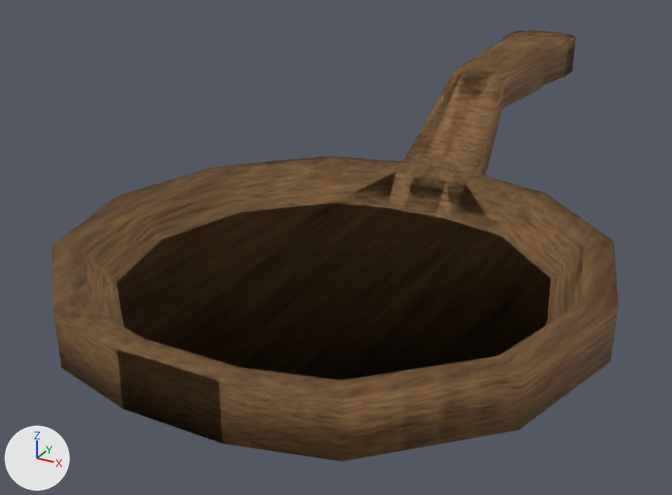
Before and after pictures for a commit that changed the Blender file models/items/cooking/pan/pan.blend.
Both versions are drawn from a 50 mm lens placed at (0.302, -0.702, 0.312), pointed at (-0.05, -0.061, -0.009). Every picture has the same lights, and +X, +Y and +Z are marked at lower left. The first picture is the older version.

Objects in the first picture: 'PanIron'.
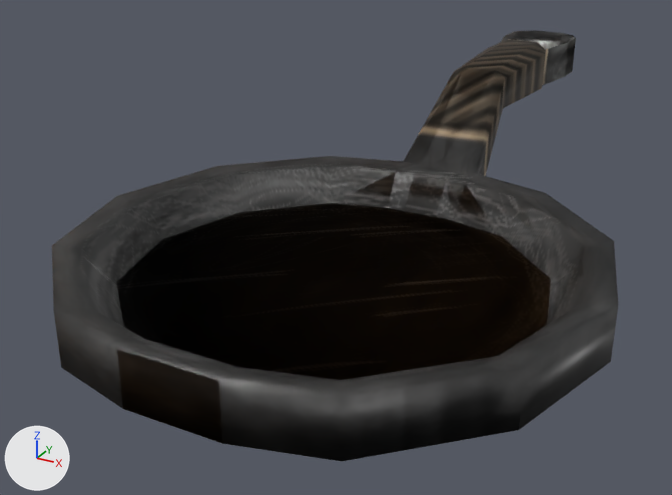
Pixel boxes (x1, y1, x2, y2) of what changed, in the pictures (672 x 495 px):
'PanWood', recoloured (brown to black): (52, 30, 618, 461) in both
'PanIron', recoloured (brown to black): (52, 30, 618, 461) in both

The change, as a diff of the scene's bpy script:
```diff
--- a/models/items/cooking/pan/pan.blend.py
+++ b/models/items/cooking/pan/pan.blend.py
@@ mat_carvedwood @@
 n6.inputs[1].default_value = 0.006  # 'Distance'
+n7 = _N.new('ShaderNodeMixRGB'); n7.name = 'InventoryVisibility'
+n7.blend_type = 'MULTIPLY'
+n7.inputs[0].default_value = 1.0  # 'Factor'
+n7.inputs[2].default_value = (3.0, 3.0, 3.0, 1.0)  # 'Color2', white #ffffff
 _L.new(n0.outputs[0], n1.inputs[0])  # 'BSDF' to 'Surface'
@@ mat_carvedwood @@
 n5 = _N.new('ShaderNodeValToRGB'); n5.name = 'Color Ramp'
 n0 = _N.new('ShaderNodeBsdfPrincipled'); n0.name = 'Principled BSDF'
 _L.new(n4.outputs[0], n5.inputs[0])  # 'Factor' to 'Factor'
-_L.new(n5.outputs[0], n0.inputs[0])  # 'Color' to 'Base Color'
 _L.new(n4.outputs[0], n6.inputs[3])  # 'Factor' to 'Height'
 _L.new(n6.outputs[0], n0.inputs[5])  # 'Normal' to 'Normal'
+_L.new(n5.outputs[0], n7.inputs[1])  # 'Color' to 'Color1'
+_L.new(n7.outputs[0], n0.inputs[0])  # 'Color' to 'Base Color'
@@ mat_seasonediron @@
 n2 = _N.new('ShaderNodeTexImage'); n2.name = 'Image Texture'
 n0 = _N.new('ShaderNodeBsdfPrincipled'); n0.name = 'Principled BSDF'
 n2.image = img_pan_diffuse_png
+n3 = _N.new('ShaderNodeMixRGB'); n3.name = 'InventoryVisibility'
+n3.blend_type = 'MULTIPLY'
+n3.inputs[0].default_value = 1.0  # 'Factor'
+n3.inputs[2].default_value = (3.0, 3.0, 3.0, 1.0)  # 'Color2', white #ffffff
 _L.new(n0.outputs[0], n1.inputs[0])  # 'BSDF' to 'Surface'
-_L.new(n2.outputs[0], n0.inputs[0])  # 'Color' to 'Base Color'
+_L.new(n2.outputs[0], n3.inputs[1])  # 'Color' to 'Color1'
+_L.new(n3.outputs[0], n0.inputs[0])  # 'Color' to 'Base Color'
```
